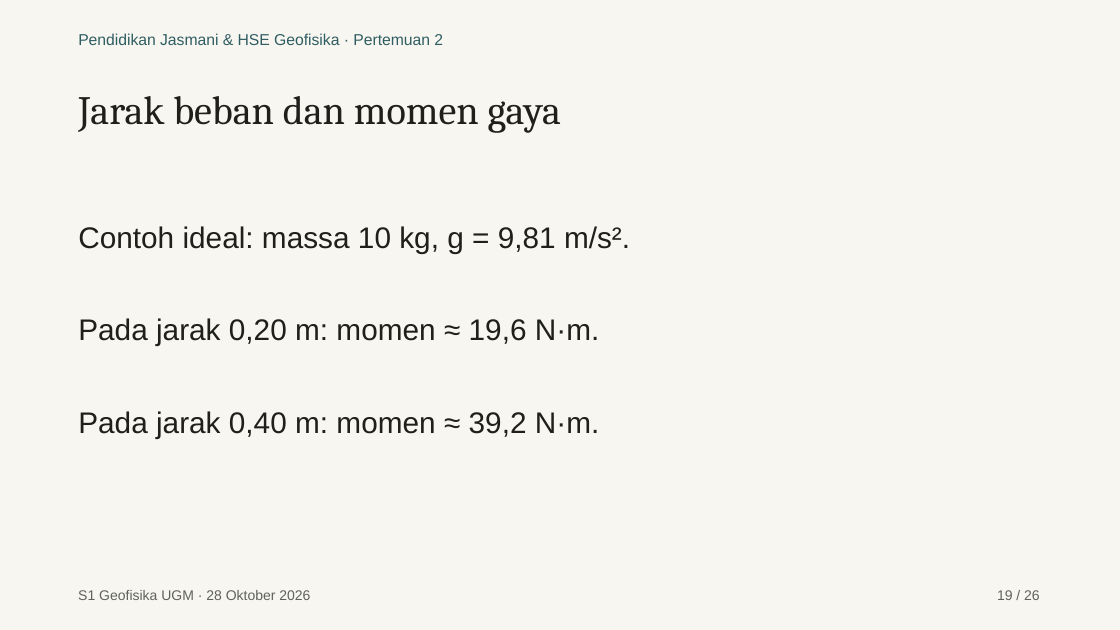
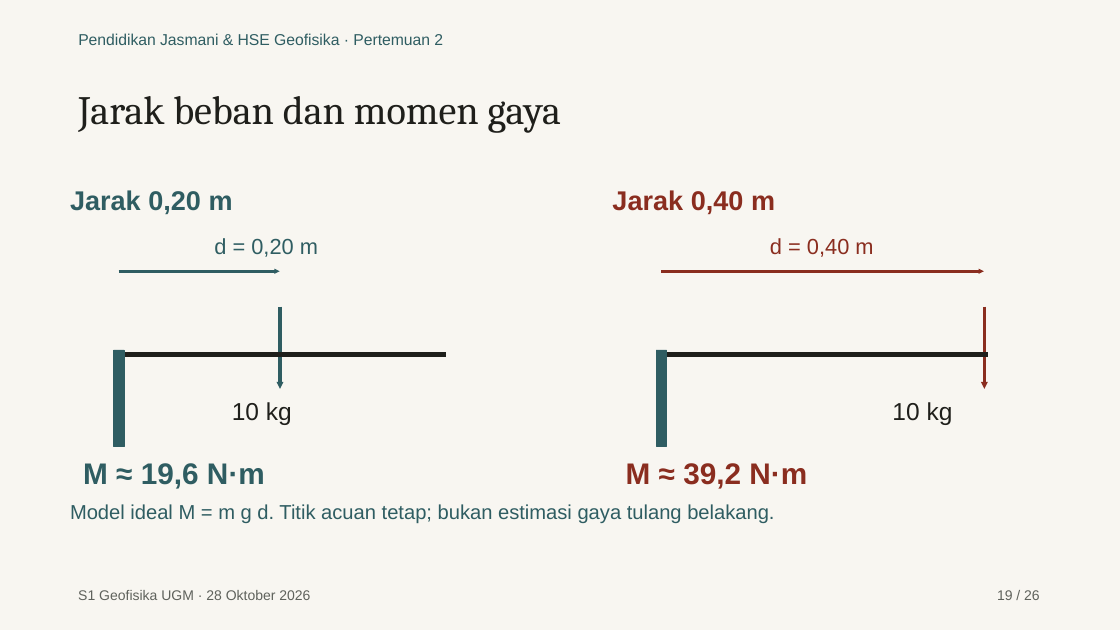
Before and after one commit to maswiet/maswiet.github.io, a slide deck: slide 19 of kuliah/pendidikan-jasmani-hse/pertemuan-2/presentasi.pptx. Drawn at 1120x630 pixels with LibreOffice and Linux fonts; fonts in the diff are those of the drawing. Boxes give left, top, right and bottom in pixels: in the first picture for what was removed or moved away, otherwise in the second. Text is boxed around its words. In the diff, an @@ line names an element or a change of style, - is before the commit and + after.

```diff
--- a/kuliah/pendidikan-jasmani-hse/pertemuan-2/presentasi.pptx
+++ b/kuliah/pendidikan-jasmani-hse/pertemuan-2/presentasi.pptx
@@ text added at (x1=70, y1=190, x2=233, y2=214), 23.2 pt, text #2F5D62, bold @@
+Jarak 0,20 m
@@ text added at (x1=612, y1=190, x2=775, y2=214), 23.2 pt, text #8A2D1F, bold @@
+Jarak 0,40 m
@@ text removed at (x1=78, y1=226, x2=630, y2=253) @@
-Contoh ideal: massa 10 kg, g = 9,81 m/s².
@@ text added at (x1=214, y1=238, x2=318, y2=257), 18.8 pt, text #2F5D62 @@
+d = 0,20 m
@@ text added at (x1=770, y1=238, x2=873, y2=257), 18.8 pt, text #8A2D1F @@
+d = 0,40 m
@@ arrow added from (118, 271) to (280, 271), #2F5D62 2.25 pt @@
@@ arrow added from (661, 271) to (984, 271), #8A2D1F 2.25 pt @@
@@ arrow added from (280, 307) to (280, 389), #2F5D62 3 pt @@
@@ arrow added from (985, 307) to (985, 389), #8A2D1F 3 pt @@
@@ rectangle added at (x1=113, y1=350, x2=124, y2=447), fill #2F5D62, outline #2F5D62 0.75 pt @@
@@ line added from (118, 355) to (446, 355), #1F1F1B 3.75 pt @@
@@ rectangle added at (x1=656, y1=350, x2=666, y2=447), fill #2F5D62, outline #2F5D62 0.75 pt @@
@@ line added from (661, 355) to (989, 355), #1F1F1B 3.75 pt @@
@@ text added at (x1=232, y1=402, x2=292, y2=425), 21 pt, text #1F1F1B @@
+10 kg
@@ text added at (x1=892, y1=402, x2=953, y2=425), 21 pt, text #1F1F1B @@
+10 kg
@@ text at (x1=83, y1=463, x2=265, y2=489): text changed; text colour #1F1F1B to #2F5D62; bold on @@
-Pada jarak 0,20 m: momen ≈ 19,6 N·m.
+M ≈ 19,6 N·m
@@ text at (x1=626, y1=463, x2=807, y2=489): text changed; text colour #1F1F1B to #8A2D1F; bold on @@
-Pada jarak 0,40 m: momen ≈ 39,2 N·m.
+M ≈ 39,2 N·m
@@ text added at (x1=70, y1=504, x2=774, y2=523), 17.2 pt, text #2F5D62 @@
+Model ideal M = m g d. Titik acuan tetap; bukan estimasi gaya tulang belakang.
```
Also in this commit, not shown: 10 other slides changed, 32 other files.
